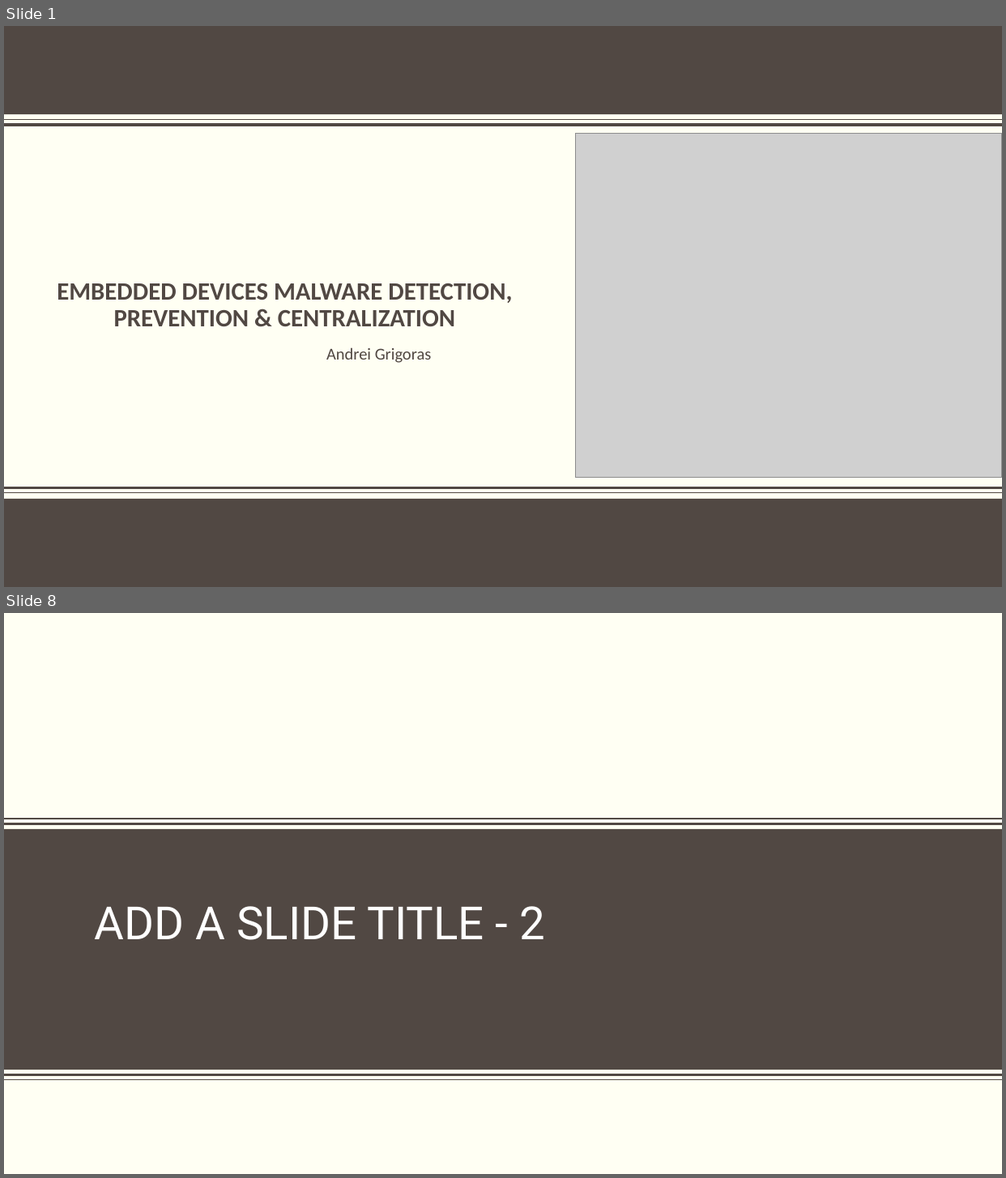
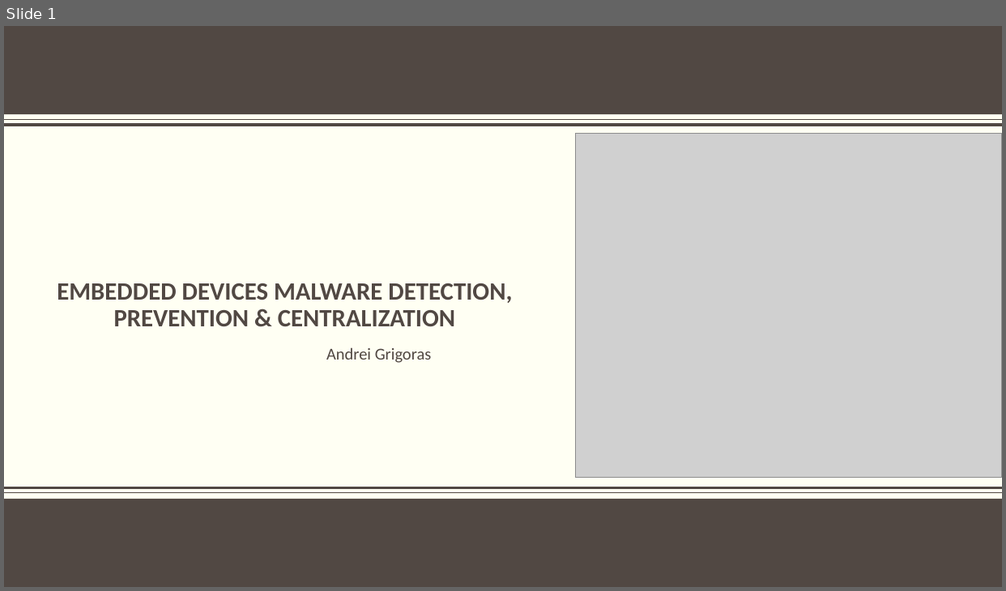
Before and after one commit to KaynRO/Proiect-Licenta, a slide deck: Embedded Devices Malware Detection, Prevention & Centralization.pptx. Shown one above the other, each under a label of ours: slides 1 and 8 before the commit, slide 1 after it; the slides between them are not shown. The pictures are 1006x1178 and 1006x591 pixels, drawn with LibreOffice and Linux fonts; fonts in the diff are those of the drawing; grey boxes stand for pictures; background and template pictures are left out. Boxes give left, top, right and bottom in pixels: in the first picture for what was removed or moved away, otherwise in the second. Text is boxed around its words. In the diff, an @@ line names an element or a change of style, - is before the commit and + after.

```diff
--- a/Embedded Devices Malware Detection, Prevention & Centralization.pptx
+++ b/Embedded Devices Malware Detection, Prevention & Centralization.pptx
@@ slide 8 removed at [4, 613, 1002, 1174], background #FFFFF3; not listed: 2 template elements that a slide beside it also shows @@
@@ line removed from (4, 824) to (1002, 824) @@
@@ line removed from (4, 819) to (1002, 819) @@
@@ rectangle removed at [4, 829, 1002, 1071] @@
@@ title removed at [95, 906, 545, 940] @@
-ADD A SLIDE TITLE - 2
```
Also in this commit, not shown: 2 slides changed, 6 slides added, 8 other slides removed, 1 other file.
